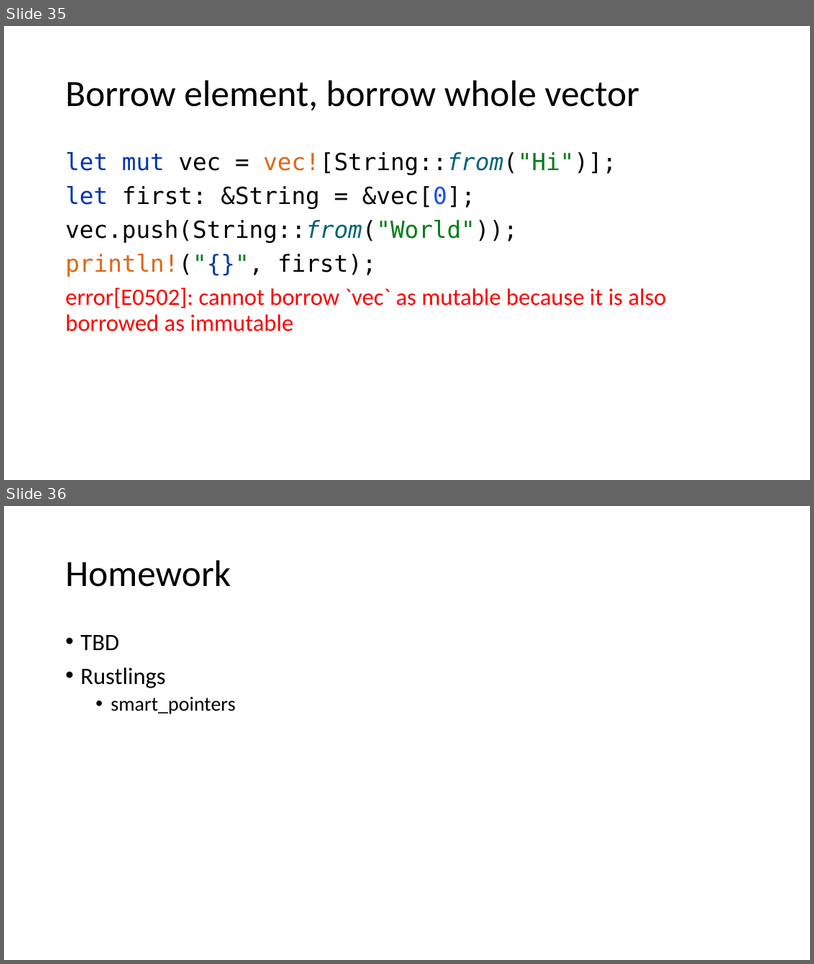
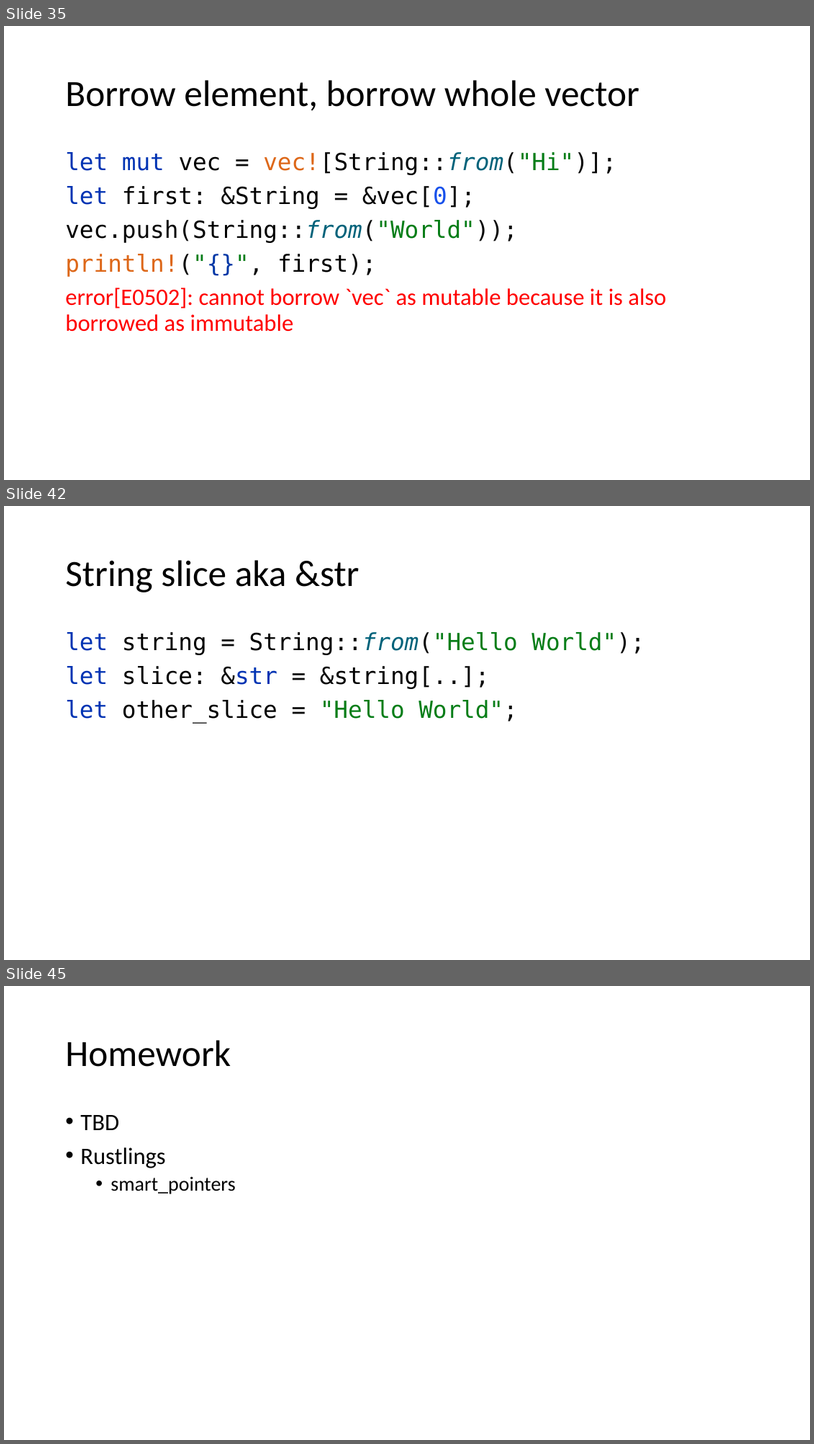
Before and after one commit to kugushev/course-rust-basics, a slide deck: src/05-SmartPointers/05-SmartPointers.pptx. Shown one above the other, each under a label of ours: slides 35 and 36 before the commit, slides 35, 42 and 45 after it; the slides between them are not shown. The pictures are 814x964 and 814x1444 pixels, drawn with LibreOffice and Linux fonts; fonts in the diff are those of the drawing. Boxes give left, top, right and bottom in pixels: in the first picture for what was removed or moved away, otherwise in the second. Text is boxed around its words. In the diff, an @@ line names an element or a change of style, - is before the commit and + after.

```diff
--- a/src/05-SmartPointers/05-SmartPointers.pptx
+++ b/src/05-SmartPointers/05-SmartPointers.pptx
@@ slide 42 added at bbox=[4, 506, 810, 960], background #FFFFFF @@
@@ title added at bbox=[65, 560, 360, 592], 44 pt, text #000000 @@
+String slice aka &str
@@ text added at bbox=[65, 632, 645, 723], 28 pt, text #000000 @@
+let string = String::from("Hello World");
+let slice: &str = &string[..];
+let other_slice = "Hello World";
@@ what was slide 36 is now slide 45 @@
```
Also in this commit, not shown: 8 other slides added.
